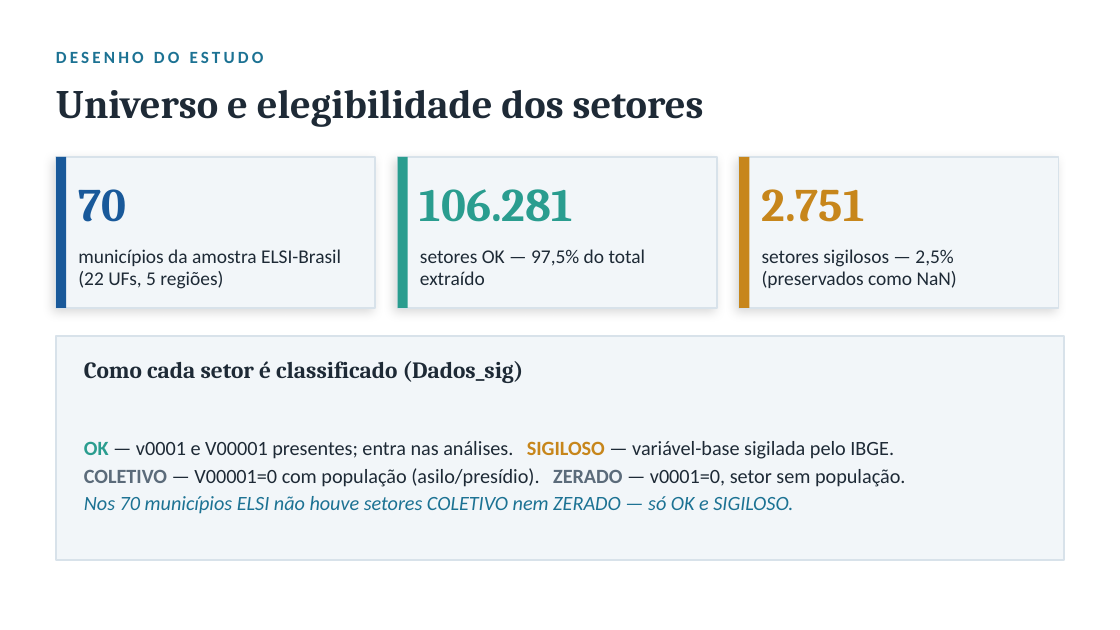
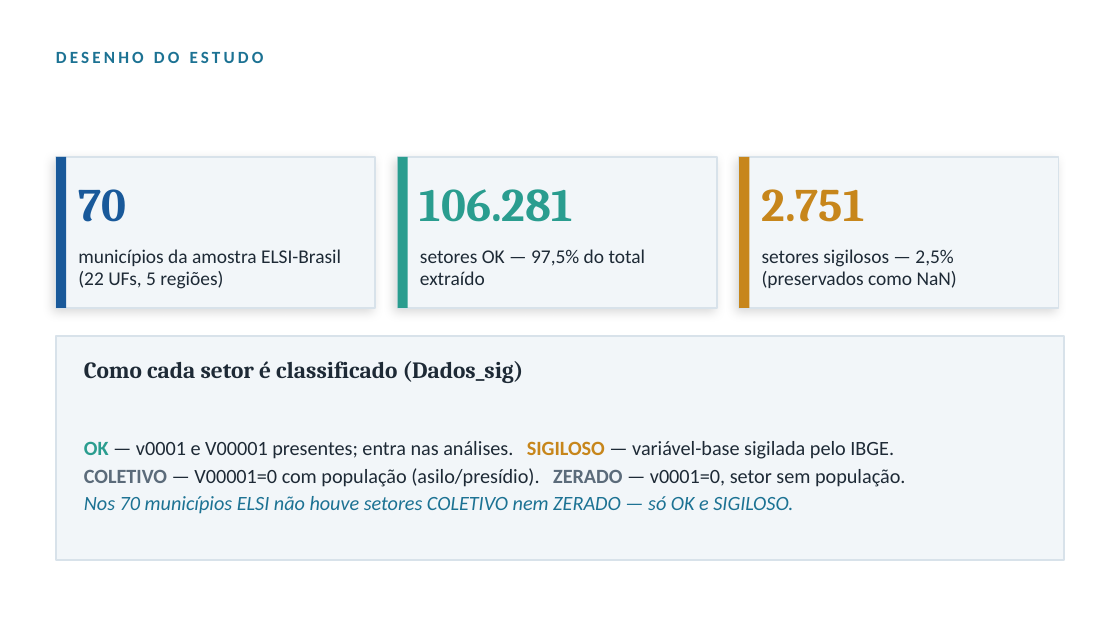
Before and after one commit to pedrinndias/Projeto_IVS_Censo, a slide deck: slide 2 of docs/Apresentacoes_IVS/2_EDA_Completa_Corrigida.pptx. Drawn at 1120x630 pixels with LibreOffice and Linux fonts; fonts in the diff are those of the drawing. Boxes give left, top, right and bottom in pixels: in the first picture for what was removed or moved away, otherwise in the second. Text is boxed around its words. In the diff, an @@ line names an element or a change of style, - is before the commit and + after.

```diff
--- a/docs/Apresentacoes_IVS/2_EDA_Completa_Corrigida.pptx
+++ b/docs/Apresentacoes_IVS/2_EDA_Completa_Corrigida.pptx
@@ text removed at bbox=[56, 90, 704, 127] @@
-Universo e elegibilidade dos setores
```
Also in this commit, not shown: 7 other slides changed, 1 other file.
